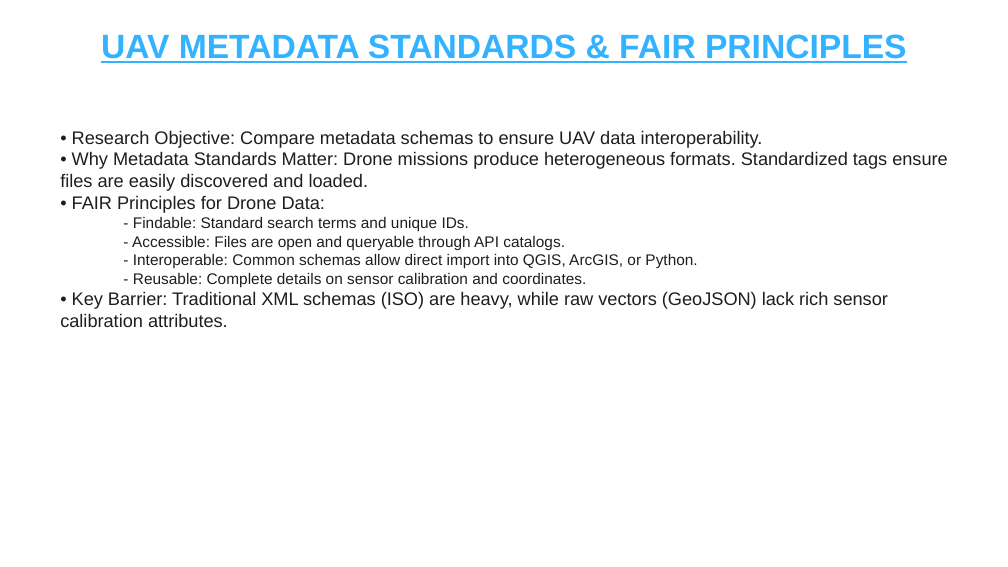
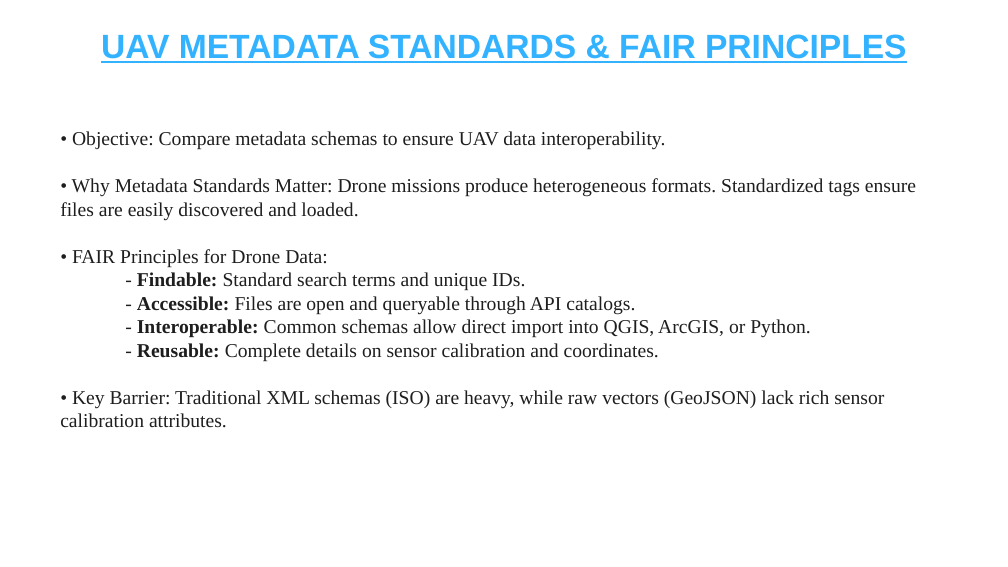
Before and after one commit to kancharlanavyatha/Drone-Footprint-Mapping-using-Qt6, a slide deck: slide 3 of Drone_Footprint_Mapping_and_Metadata_Standards.pptx (slide 5 before the commit). Drawn at 1008x567 pixels with LibreOffice and Linux fonts; fonts in the diff are those of the drawing. Boxes give left, top, right and bottom in pixels: in the first picture for what was removed or moved away, otherwise in the second. Text is boxed around its words. In the diff, an @@ line names an element or a change of style, - is before the commit and + after.

Commit message:
Add detailed UAV Metadata Field Analysis Report document

```diff
--- a/Drone_Footprint_Mapping_and_Metadata_Standards.pptx
+++ b/Drone_Footprint_Mapping_and_Metadata_Standards.pptx
@@ text at [72,131,666,150]: text changed; size 13 to 14 pt; font Arial to Times New Roman @@
-• Research Objective: Compare metadata schemas to ensure UAV data interoperability.
+• Objective: Compare metadata schemas to ensure UAV data interoperability.
@@ text at [60,178,916,428]: size 13 to 14 pt in "• Why Metadata Standards Matter: Drone missions ...", "• FAIR Principles for Drone Data:", "• Key Barrier: Traditional XML schemas (ISO) ..."; font Arial to Times New Roman in "• Why Metadata Standards Matter: Drone missions ...", "• FAIR Principles for Drone Data:", "- Findable: Standard search terms and unique ...", "- Accessible: Files are open and queryable ..." and 3 more places; size 11 to 14 pt in "- Findable: Standard search terms and unique ...", "- Accessible: Files are open and queryable ...", "- Interoperable: Common schemas allow direct import ...", "- Reusable: Complete details on sensor calibration ..."; bold on in "Findable:", "Accessible:", "Interoperable:", "Reusable:" @@
```
Also in this commit, not shown: 6 other slides changed, 2 slides removed, 1 other file.
